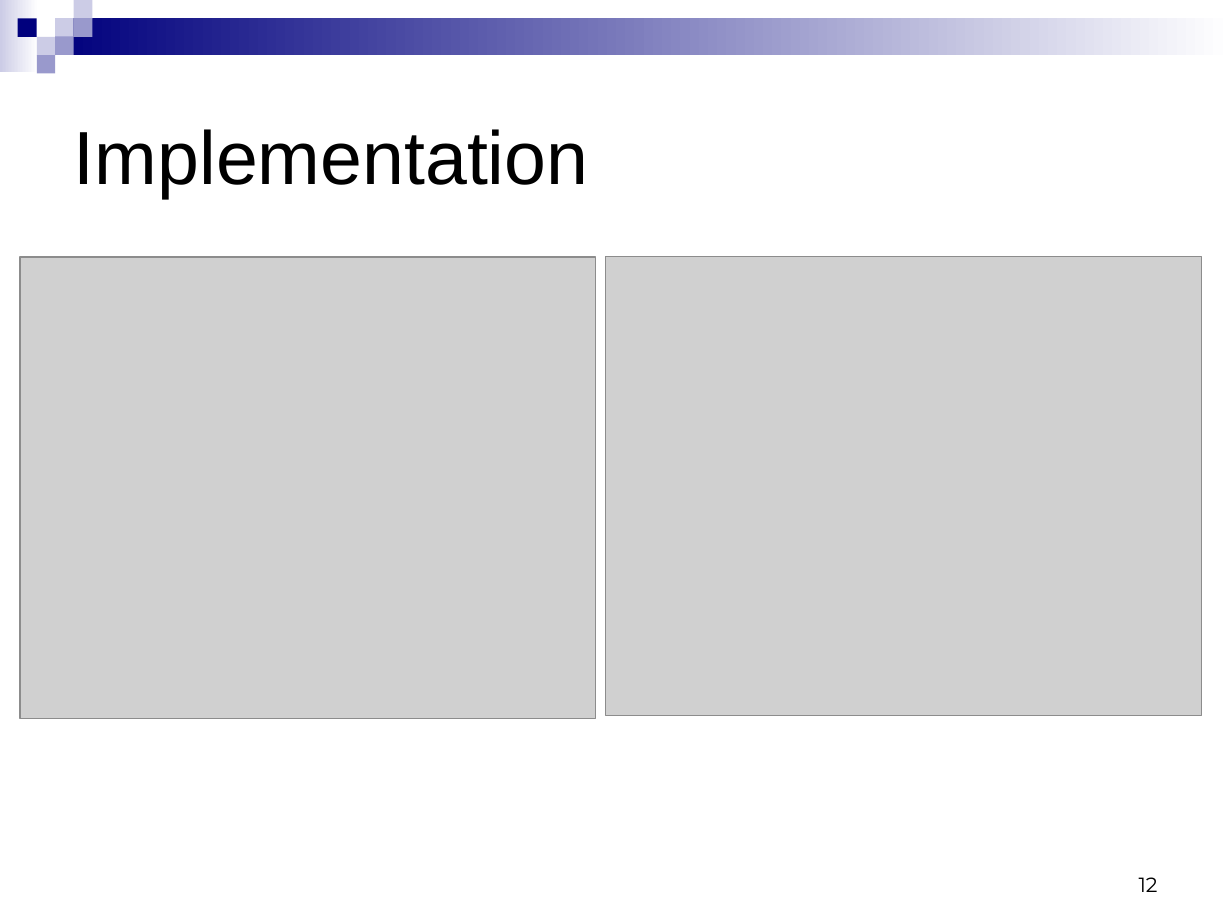
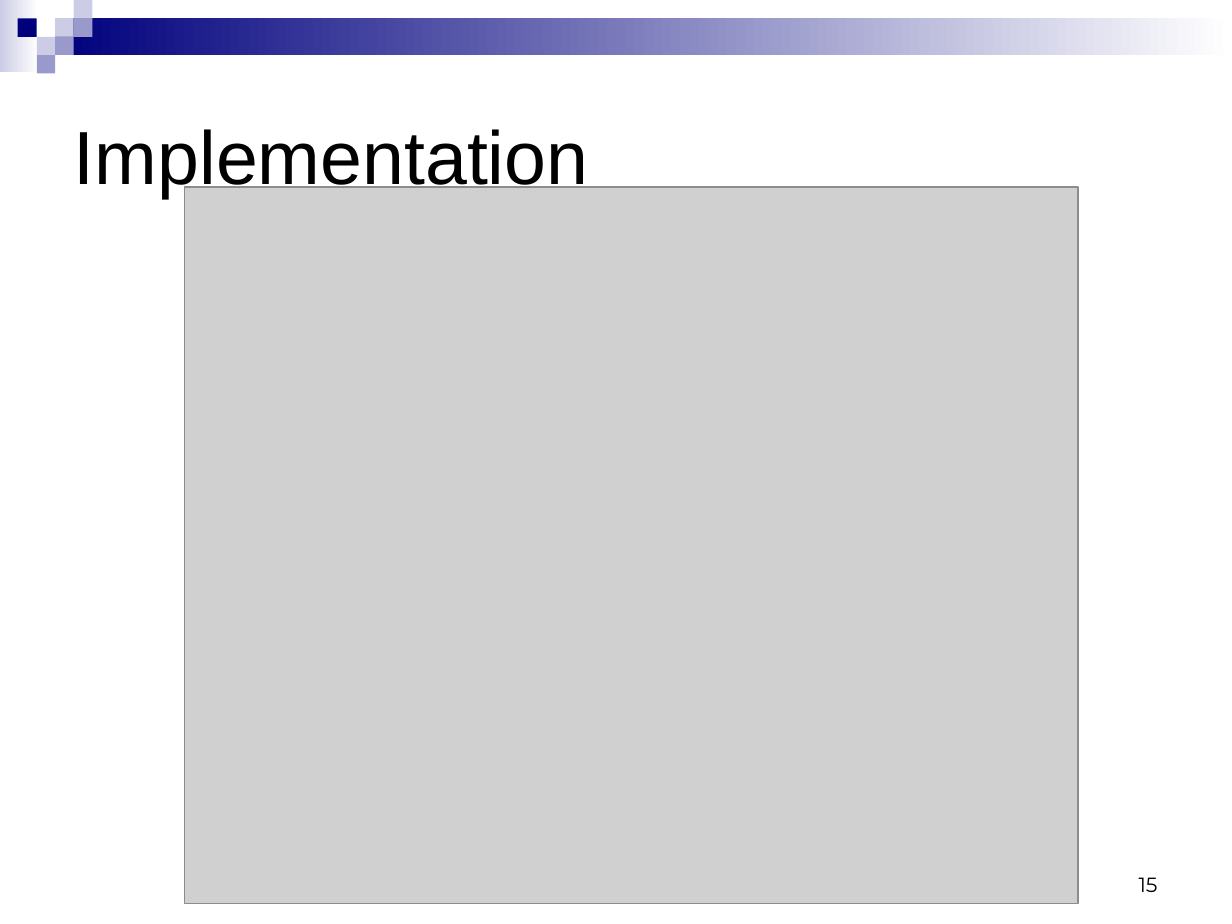
Before and after one commit to yatsek/tabfour, a slide deck: slide 15 of Tab4/doc/544 Phase 3 presentation.ppt (slide 12 before the commit). Drawn at 1232x924 pixels with LibreOffice and Linux fonts; fonts in the diff are those of the drawing; grey boxes stand for pictures. Boxes give left, top, right and bottom in pixels: in the first picture for what was removed or moved away, otherwise in the second. Text is boxed around its words. In the diff, an @@ line names an element or a change of style, - is before the commit and + after.

```diff
--- a/Tab4/doc/544 Phase 3 presentation.ppt
+++ b/Tab4/doc/544 Phase 3 presentation.ppt
@@ picture: place and size @@
-picture at bbox=[20, 257, 595, 719]
+picture at bbox=[185, 187, 1078, 903]
@@ picture removed at bbox=[606, 256, 1201, 715] @@
@@ page number at bbox=[1139, 877, 1158, 892]: text changed @@
-12
+15
```
Also in this commit, not shown: 4 slides added.
